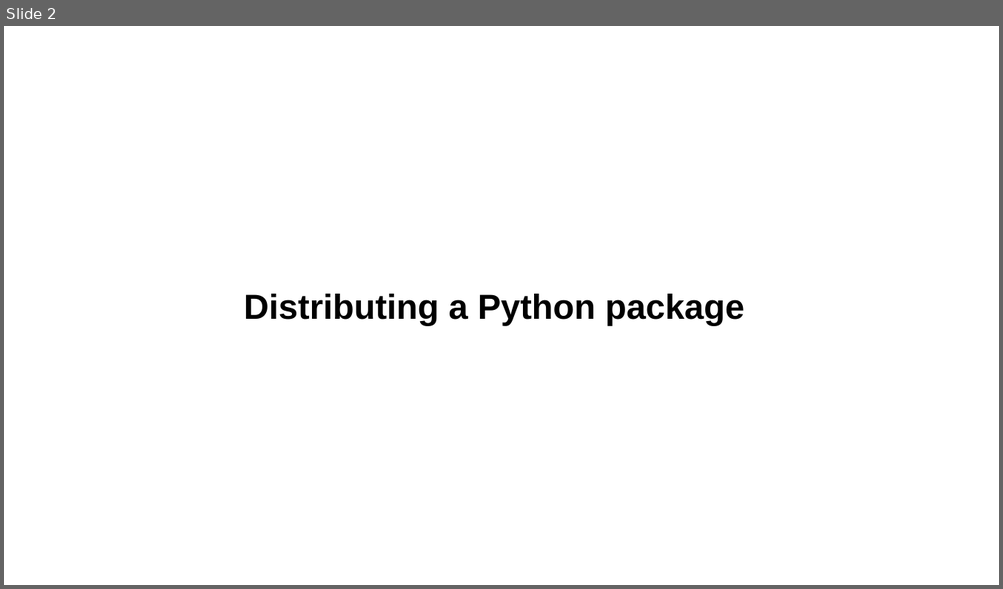
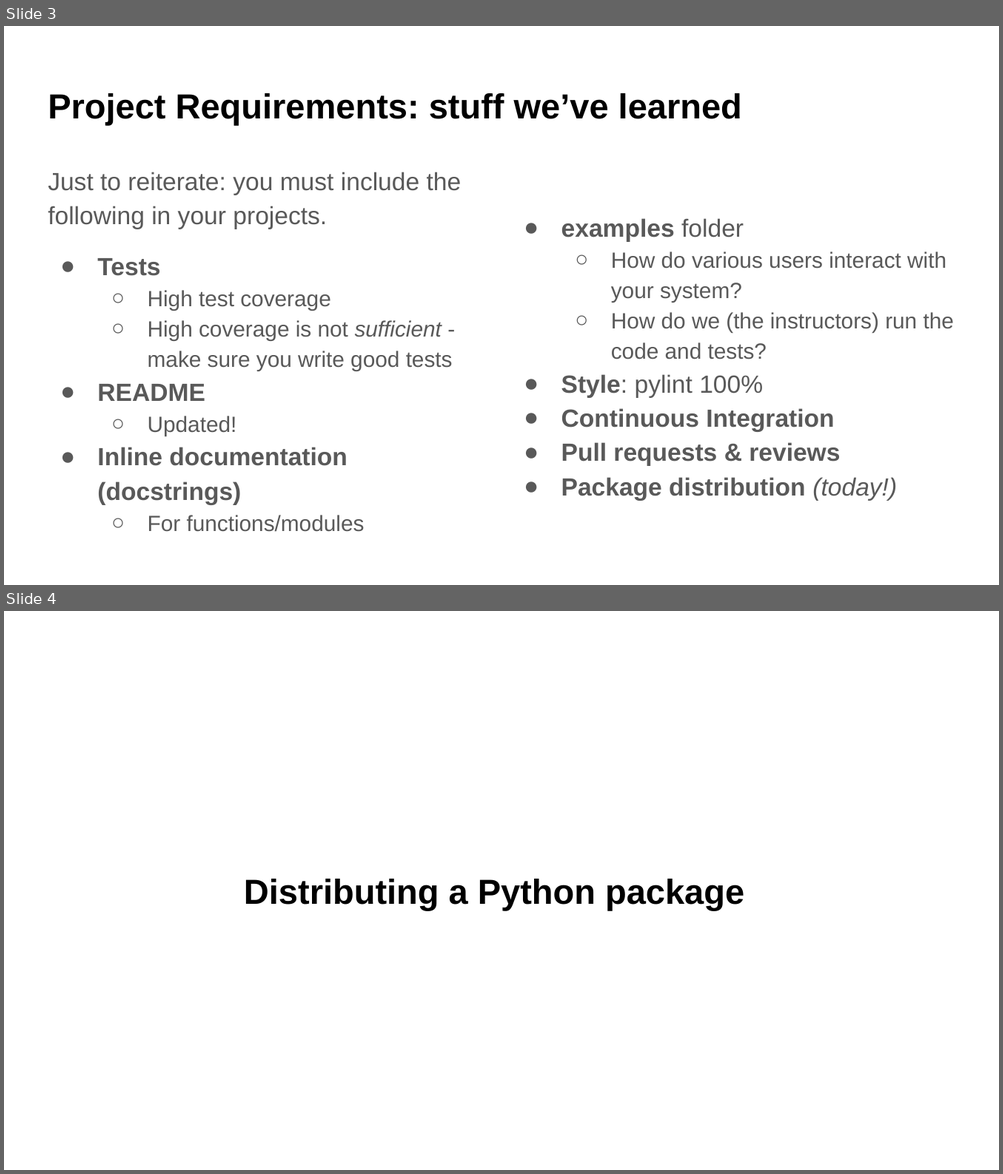
Before and after one commit to UWDATA515/lecture-materials, a slide deck: 09/DATA515_09_Packages.pptx. Shown one above the other, each under a label of ours: slide 2 before the commit, slides 3 and 4 after it. The pictures are 1003x589 and 1003x1174 pixels, drawn with LibreOffice and Linux fonts; fonts in the diff are those of the drawing; background and template pictures are left out. Boxes give left, top, right and bottom in pixels: in the first picture for what was removed or moved away, otherwise in the second. Text is boxed around its words. In the diff, an @@ line names an element or a change of style, - is before the commit and + after.

```diff
--- a/09/DATA515_09_Packages.pptx
+++ b/09/DATA515_09_Packages.pptx
@@ slide 3 added at <box>4,26,999,585</box>, background picture (left out) @@
@@ title added at <box>48,93,742,125</box>, 25.2 pt, text #000000, bold @@
+Project Requirements: stuff we’ve learned
@@ text added at <box>48,172,461,532</box>, 18 pt, text #595959 @@
+Just to reiterate: you must include the following in your projects.
+● Tests
+  ○ High test coverage
+  ○ High coverage is not sufficient - make sure you write good tests
+● README
+  ○ Updated!
+● Inline documentation (docstrings)
+  ○ For functions/modules
@@ text added at <box>561,218,953,500</box>, 18 pt, text #595959 @@
+● examples folder
+  ○ How do various users interact with your system?
+  ○ How do we (the instructors) run the code and tests?
+● Style: pylint 100%
+● Continuous Integration
+● Pull requests & reviews
+● Package distribution (today!)
@@ what was slide 2 is now slide 4 @@
```
Also in this commit, not shown: 5 slides changed, 1 other slide added, 10 other files.
